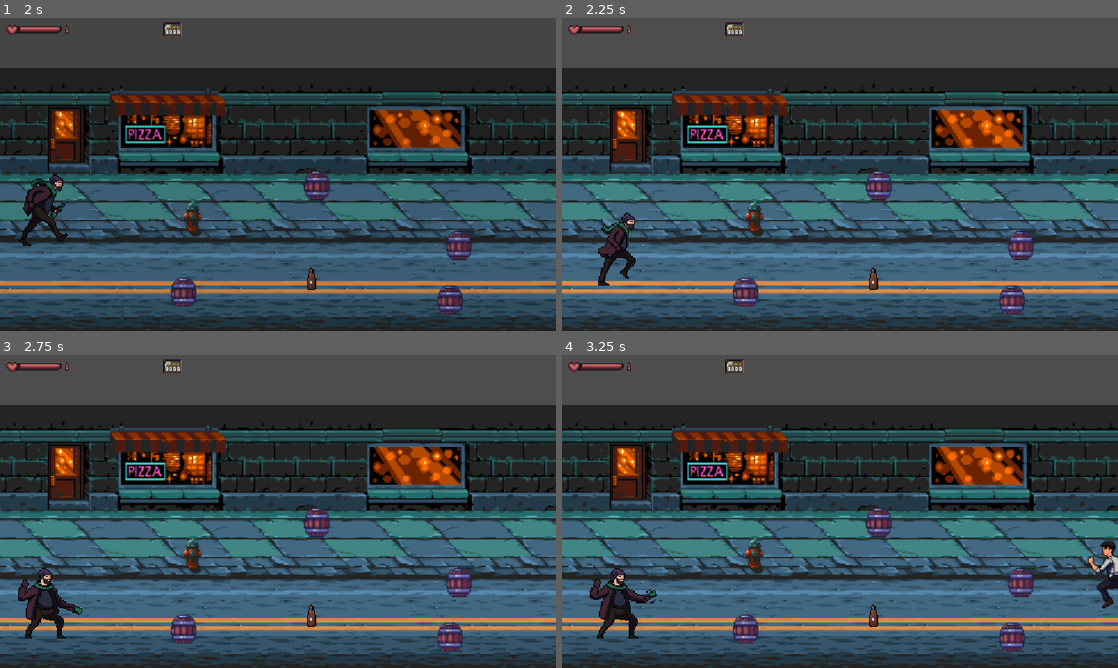
Above: before the commit, frames 1-4 (two rows, left to right).
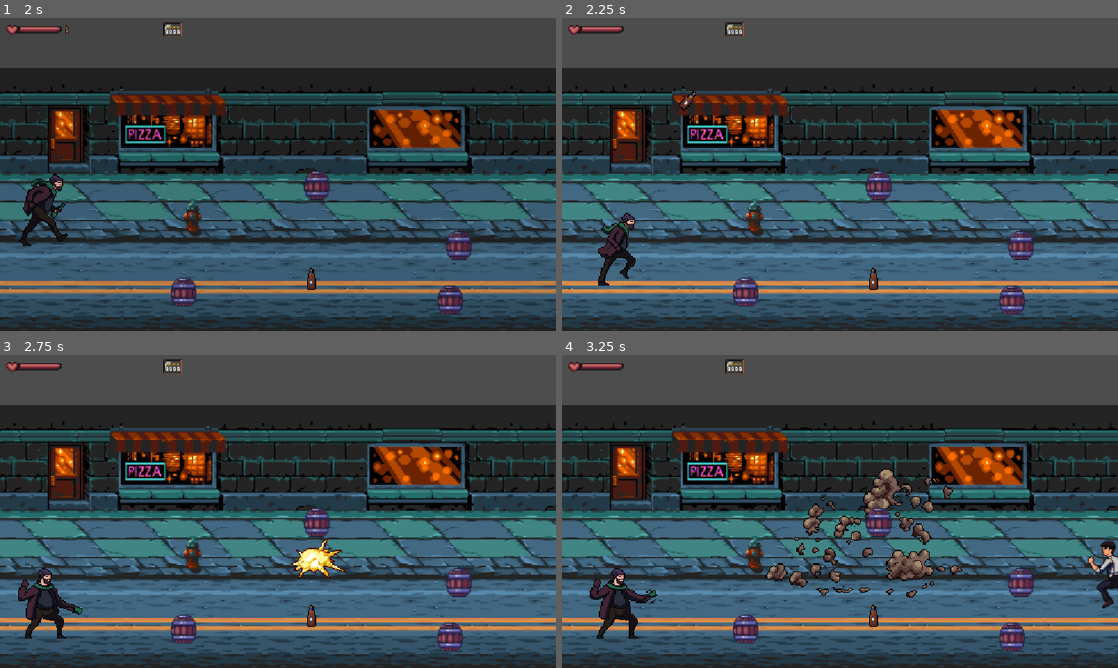
Above: after the commit, the same moments.

Repository: PedroDuarte49/Ferrol-Godot
Game: Godot game, scene res://scenes/main_menu.tscn
The game is run twice, just before and just after one commit, with the same random seed, the same clock (stepped at 60 frames per second) and the same inputs.
Inputs:
- Up to frame 1 (2 s): click "PLAY" at 0.5 s; hold Right (right) from 1.28 s (still down); tap Z (attack) at 1.35 s; tap C (lanzar, bound only after the commit) at 1.55 s
- Up to frame 2 (2.25 s): release Right (right) at 2.03 s; hold Down (down) from 2.03 s (still down); tap C (lanzar, bound only after the commit) at 2.1 s
- Up to frame 3 (2.75 s): keep holding Down (down); tap Z (attack) at 2.3 s
- Up to frame 4 (3.25 s): release Down (down) at 2.78 s; hold Right (right) from 2.78 s (still down); tap Z (attack) at 2.85 s; tap C (lanzar, bound only after the commit) at 3.05 s

Frame 1 is identical in both runs. In frame 2, less than 0.1% of the frame differs, in the area x 11-25%, y 2-30%; in frame 3, 0.6%; in frame 4, 3.0%, in the area x 11-72%, y 2-78%.

Commit message:
Fase 1: Que el jugador lance la botella haciendo un arco y que explote

Diff:
--- a/ferrol-el-juego/project.godot
+++ b/ferrol-el-juego/project.godot
@@ -56,3 +56,8 @@
 "events": [Object(InputEventKey,"resource_local_to_scene":false,"resource_name":"","device":-1,"window_id":0,"alt_press …(192 unchanged characters)…
 ]
 }
+lanzar={
+"deadzone": 0.2,
+"events": [Object(InputEventKey,"resource_local_to_scene":false,"resource_name":"","device":-1,"window_id":0,"alt_pressed":false,"shift_pressed":false,"ctrl_pressed":false,"meta_pressed":false,"pressed":false,"keycode":0,"physical_keycode":67,"key_label":0,"unicode":99,"location":0,"echo":false,"script":null)
+]
+}
--- a/ferrol-el-juego/scenes/botella_arrojable.tscn
+++ b/ferrol-el-juego/scenes/botella_arrojable.tscn
@@ -207,7 +207,7 @@
 }
 
 [sub_resource type="CircleShape2D" id="CircleShape2D_r7ujm"]
-radius = 45.01111
+radius = 67.00746
 
 [node name="botella_arrojable" type="Area2D"]
 script = ExtResource("1_t1e55")
@@ -218,9 +218,7 @@
 [node name="AnimatedSprite2D" type="AnimatedSprite2D" parent="."]
 texture_filter = 1
 sprite_frames = SubResource("SpriteFrames_0b0qm")
-animation = &"explode"
-frame = 9
-frame_progress = 1.0
+autoplay = "default"
 speed_scale = 2.0
 
 [node name="animation_player" type="AnimationPlayer" parent="AnimatedSprite2D"]
@@ -228,10 +226,10 @@
 &"": SubResource("AnimationLibrary_ekguu")
 }
 
-[node name="Area2D" type="Area2D" parent="."]
-monitoring = false
-
-[node name="CollisionShape2D" type="CollisionShape2D" parent="Area2D"]
+[node name="DamageArea" type="Area2D" parent="."]
+collision_mask = 3
+
+[node name="CollisionShape2D" type="CollisionShape2D" parent="DamageArea"]
 shape = SubResource("CircleShape2D_r7ujm")
 
 [connection signal="body_entered" from="." to="." method="_on_body_entered"]
--- a/ferrol-el-juego/scenes/player.tscn
+++ b/ferrol-el-juego/scenes/player.tscn
@@ -1,7 +1,8 @@
-[gd_scene load_steps=78 format=3 uid="uid://dc623jpdtnl74"]
+[gd_scene load_steps=79 format=3 uid="uid://dc623jpdtnl74"]
 
 [ext_resource type="Texture2D" uid="uid://cybvquypdcaq2" path="res://assets/Homeless_3/Attack_1.png" id="1_cibgq"]
 [ext_resource type="Script" uid="uid://bkqcalh28qvrr" path="res://scripts/player.gd" id="1_y4r1p"]
+[ext_resource type="PackedScene" uid="uid://b6m033avjvm7v" path="res://scenes/botella_arrojable.tscn" id="2_d2wvv"]
 [ext_resource type="Texture2D" uid="uid://daa54gptgp22y" path="res://assets/Homeless_3/Attack_2.png" id="2_mfdas"]
 [ext_resource type="Texture2D" uid="uid://b7evm7wfhpco6" path="res://assets/Homeless_3/Idle_2.png" id="3_8nwgm"]
 [ext_resource type="Texture2D" uid="uid://vw2tnhdefqfa" path="res://assets/Homeless_3/Run.png" id="4_7pl6r"]
@@ -518,6 +519,7 @@
 
 [node name="player" type="CharacterBody2D"]
 script = ExtResource("1_y4r1p")
+botella_scene = ExtResource("2_d2wvv")
 
 [node name="CollisionShape2D" type="CollisionShape2D" parent="."]
 position = Vector2(0, 59)
@@ -528,10 +530,8 @@
 [node name="AnimatedSprite2D" type="AnimatedSprite2D" parent="flipper"]
 texture_filter = 1
 sprite_frames = SubResource("SpriteFrames_xq601")
-animation = &"muerte"
+animation = &"lanzar"
 autoplay = "idle"
-frame = 3
-frame_progress = 1.0
 
 [node name="attack_hitbox" type="Area2D" parent="flipper"]
 collision_mask = 3
--- a/ferrol-el-juego/scripts/botella_arrojable.gd
+++ b/ferrol-el-juego/scripts/botella_arrojable.gd
@@ -6,13 +6,18 @@
 @export var speed := 400.0
 @export var gravity := 1400.0
 @export var ground_y := 300.0
-@export var damage := 25
+@export var damage := 50
+@export var arc_height := -100.0 # Altura máxima de la parábola
 
 # ============================================================
 # ESTADO
 # ============================================================
 var velocity := Vector2.ZERO
 var exploded := false
+var start_y := 0.0
+var t := 0.0 # tiempo de vuelo
+var flight_time := 0.5 # duración total del vuelo en segundos
+
 
 # ============================================================
 # NODOS
@@ -32,10 +37,12 @@
 # LANZAMIENTO
 # ============================================================
 func throw(direction: Vector2):
+	start_y = position.y
 	velocity.x = direction.x * speed
 	velocity.y = -550.0
 	sprite.play("default")
 	animation_player.play("rotar")
+	t = 0
 
 # ============================================================
 # FÍSICA / MOVIMIENTO
@@ -43,15 +50,14 @@
 func _physics_process(delta):
 	if exploded:
 		return
+	t += delta
+	position.x += velocity.x * delta
+	# Altura simulada con parábola
+	var h = -4 * arc_height * (t/flight_time) * (t/flight_time - 1)
+	position.y = start_y + h
 
-	# Simular arco
-	velocity.y += gravity * delta
-	position += velocity * delta
-
-	# Impacto contra suelo plano (sin colisiones)
-	if position.y >= ground_y:
+	if t >= flight_time:
 		explode()
-
 # ============================================================
 # EXPLOSIÓN
 # ============================================================
@@ -60,24 +66,26 @@
 		return
 
 	exploded = true
-	velocity = Vector2.ZERO
+		# Detener animación de rotación
+	if animation_player.is_playing():
+		animation_player.stop()
 
-	# Ajustar exactamente al suelo para que no se vea hundida
-	position.y = ground_y
+	sprite.play("explode")
+	damage_area.monitoring = true
+	print("Detectados:", damage_area.get_overlapping_bodies())
 
-	# Reproducir animación de explosión
-	sprite.play("explode")
+	# ===============================
+	# DAÑO POR DISTANCIA (falso 3D)
+	# ===============================
+	var radius_x = 80   # alcance horizontal
+	var radius_y = 35   # profundidad permitida
 
-	# Activar área de daño
-	damage_area.monitoring = true
+	for enemy in get_tree().get_nodes_in_group("Enemy"):
+		var dx = abs(enemy.global_position.x - global_position.x)
+		var dy = abs(enemy.global_position.y - global_position.y)
+
+		if dx <= radius_x and dy <= radius_y:
+			enemy.take_damage(damage, global_position, 1)
 
 	await sprite.animation_finished
 	queue_free()
-
-# ============================================================
-# DAÑO A ENEMIGOS
-# ============================================================
-func _on_damage_area_body_entered(body):
-	if body.is_in_group("enemies"):
-		if body.has_method("take_damage"):
-			body.take_damage(damage)
--- a/ferrol-el-juego/scripts/player.gd
+++ b/ferrol-el-juego/scripts/player.gd
@@ -5,9 +5,8 @@
 @onready var flipper: Node2D = $flipper
 @onready var sprite: AnimatedSprite2D = $flipper/AnimatedSprite2D
 @onready var attack_hitbox: Area2D = $flipper/attack_hitbox
-@onready var blood_particles: CPUParticles2D = $flipper/blood_particles
-
-
+@onready var blood_particles: CPUParticles2D = $flipper/Bloodparticles
+@export var botella_scene: PackedScene
 @export var hud: CanvasLayer
 
 # -------------------- ESTADOS --------------------
@@ -78,6 +77,10 @@
 			state = State.IDLE
 			attack_hitbox.monitoring = false
 
+	# Lanzar botella
+	if Input.is_action_just_pressed("lanzar") and state not in [State.ATTACK, State.HURT, State.DEAD, State.DRINK]:
+		lanzar_botella()
+
 # -------------------- ANIMACIONES --------------------
 func play_anim(name: String):
 	if sprite.animation != name:
@@ -103,66 +106,30 @@
 
 # -------------------- DAÑO Y KNOCKBACK --------------------
 func take_damage(amount: int, from_position: Vector2, attack_type: int):
-	if invulnerable or state == State.DEAD:
+	if invulnerable or health <= 0:
 		return
-
+		#apagamos la hitbox de ataque
 	attack_hitbox.monitoring = false
 	invulnerable = true
 	state = State.HURT
-
-	play_anim("hurt")
-	spawn_blood()
+	anim_modulate(Color(1,0,0))
 	apply_knockback(amount, from_position, attack_type)
-
 	health -= amount
 	GameManager.hud.update_life_bar(health)
 
-	if health <= 0:
-		die()
-
-
-
 func apply_knockback(amount: int, from_position: Vector2, attack_type:int, knockback_strength: float = 10.0, knockback_time: float = 0.1):
 	var dir = (global_position - from_position).normalized()
-	dir.y = 0
+	dir.y = 0 if attack_type == 0 else -0.5
 	velocity = dir * (knockback_strength)
 
 	var t = get_tree().create_timer(knockback_time * amount)
 	t.connect("timeout", Callable(self, "_end_knockback"))
 
 func _end_knockback():
-	if state == State.DEAD:
-		return
 	velocity = Vector2.ZERO
 	invulnerable = false
-
-
-func die():
-	if state == State.DEAD:
-		return
-
-	state = State.DEAD
-	invulnerable = true
-	velocity = Vector2.ZERO
-
-	# Apagar ataque
-	attack_hitbox.monitoring = false
-
-	# Apagar colisiones del cuerpo
-	if has_node("CollisionShape2D"):
-		$CollisionShape2D.disabled = true
-
-
-	blood_particles.emitting = true
-
-	# Animación
-	sprite.play("muerte")
-	await sprite.animation_finished
-
-
-	GameManager.game_over()
-
-
+	if state == State.HURT:
+		state = State.IDLE
 
 # -------------------- EFECTO VISUAL --------------------
 func anim_modulate(color: Color):
@@ -170,16 +137,10 @@
 	await get_tree().create_timer(0.1).timeout
 	sprite.modulate = Color(1,1,1,1)
 
+
 func _on_attack_hitbox_body_entered(body: Node2D) -> void:
 	if body.is_in_group("Enemy") or body.is_in_group("destructibles"):
 		body.take_damage(attack_power,global_position,0)
-
-
-func spawn_blood():
-	if blood_particles:
-		blood_particles.emitting = false
-		blood_particles.restart()
-		blood_particles.emitting = true
 #---------------------SKILLS------------------------------
 func gain_life(amount:int) -> void:
 	if health + amount >= 100:
@@ -209,6 +170,14 @@
 		attack_power /= 2
 		speed = 180
 
-func _on_anim_finished() -> void:
-	if state == State.HURT:
-		state = State.IDLE
+func lanzar_botella():
+	print("Intentando lanzar botella, botellas restantes:", botellas)
+	if GameManager.bottle <= 0:
+		return
+	GameManager.bottle -= 1
+	GameManager.hud.bottle(GameManager.bottle)
+
+	var b = botella_scene.instantiate()
+	get_parent().add_child(b)
+	b.global_position = global_position + Vector2(flipper.scale.x * 16, -10)
+	b.throw(Vector2(flipper.scale.x, 0))
Not shown: 1 places in ferrol-el-juego/scenes/enemigo_boina.tscn that only renumber resources
